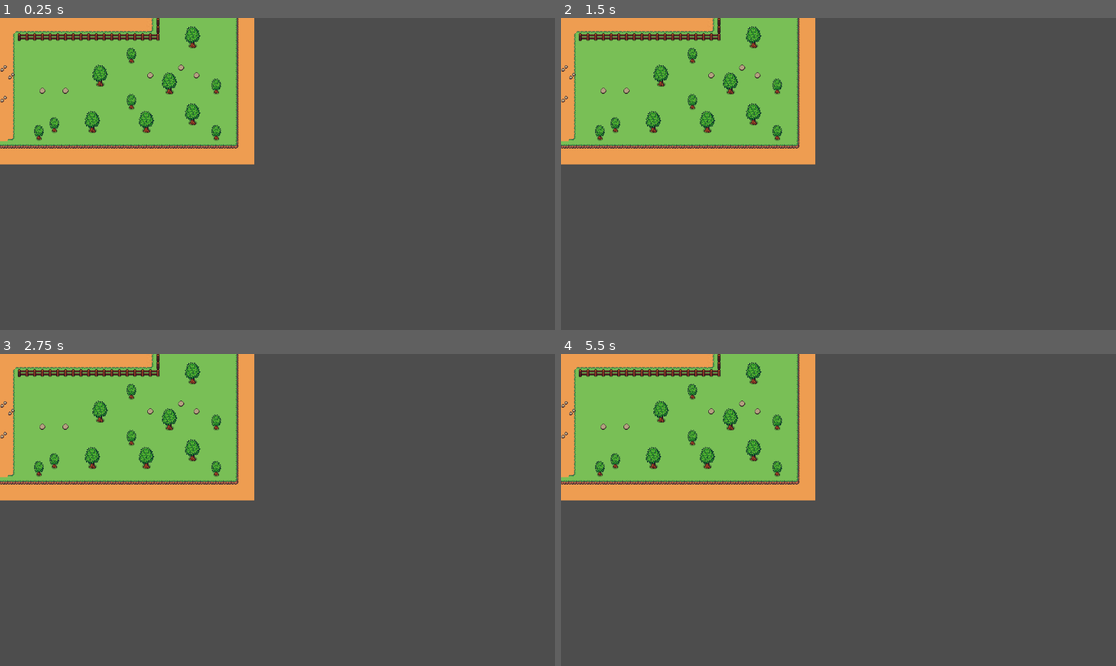
Above: before the commit, frames 1-4 (two rows, left to right).
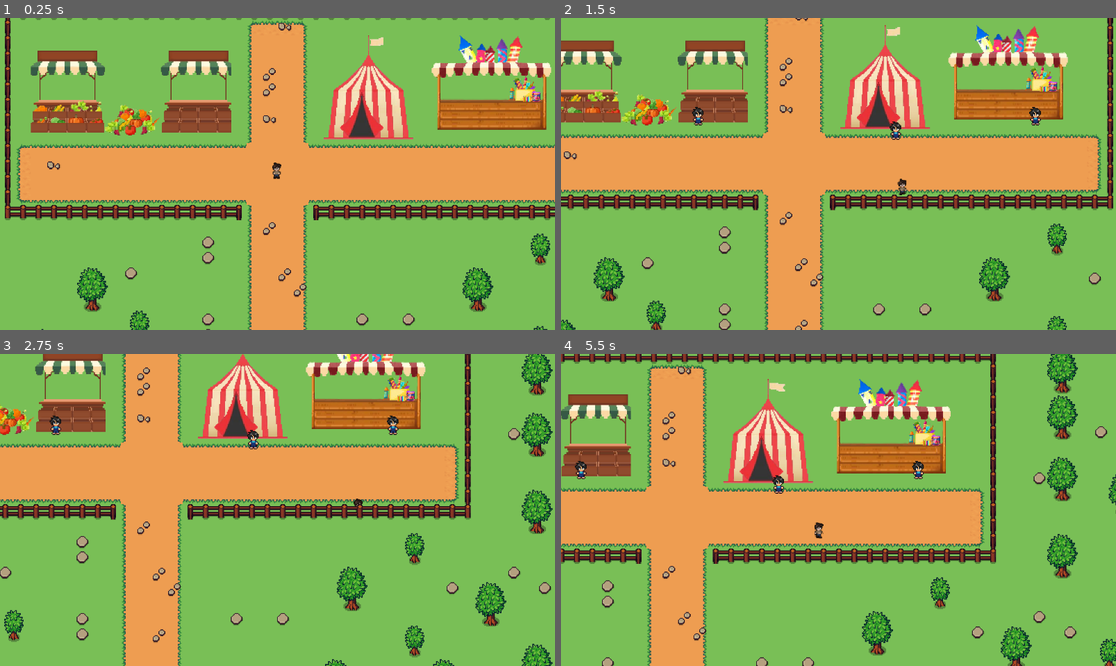
Above: after the commit, the same moments.

Repository: lenk6663/LastDep
Game: Godot game, scene res://Scenes/Main/Game.tscn
Same seed, same stepped clock (60 frames per second), same inputs: the game is played once before the commit and once after it. This scene is started directly instead of the project's main scene.
Inputs (mouse positions are in pixels of both pictures, inside the frame that each line leads up to):
- Up to frame 1 (0.25 s): no input
- Up to frame 2 (1.5 s): tap Enter (ui_accept) at 0.5, 0.77 s; move the mouse to (960, 158) at 0.52 s; hold D (ui_right) 0.53-1.28 s; tap M at 0.6 s; click (960, 158) at 0.67 s; move the mouse to (727, 189) at 1.27 s; hold Down (ui_down) from 1.28 s (still down); tap L at 1.35 s
- Up to frame 3 (2.75 s): tap Enter (ui_accept) at 1.52 s; move the mouse to (333, 441) at 2.02 s; release Down (ui_down) at 2.03 s; hold D (ui_right) from 2.03 s (still down); tap G at 2.1 s
- Up to frame 4 (5.5 s): move the mouse to (810, 572) at 2.77 s; release D (ui_right) at 2.78 s; hold Up (ui_up) 2.78-3.53 s; tap 0 at 2.85 s; click (810, 572) at 2.92 s; tap Enter (ui_accept) at 3.02, 3.77, 4.52, 5 s; move the mouse to (1005, 556) at 3.52 s; hold A (ui_left) 3.53-5.03 s; tap 1 at 3.6 s; tap Escape (ui_cancel) at 4.15 s; move the mouse to (672, 463) at 4.27 s; tap 2 at 4.35 s; move the mouse to (866, 510) at 5.02 s; hold Down (ui_down) from 5.03 s (still down); tap 3 at 5.1 s; click (866, 510) at 5.17 s

The runs differ from the first frame. In frame 1, 89% of the frame differs, in the area x 0-100%, y 0-100%; in frame 2, 90%; in frame 3, 92%; in frame 4, 92%.
Error before the commit: Parse Error: Unexpected "VCS conflict marker" in class body. (res://Scenes/Main/Game.gd:85)

Commit message:
Что-то починилось

Diff:
--- a/lastdep/Scenes/Main/Game.gd
+++ b/lastdep/Scenes/Main/Game.gd
@@ -51,9 +51,6 @@
 
 	add_minigame_triggers()
 
-func _exit_tree():
-	print("=== ИГРА ЗАВЕРШЕНА ===")
-
 # ============== УПРАВЛЕНИЕ ИГРОКАМИ ==============
 func create_player(peer_id: int, position: Vector2):
 	print("Создание игрока:", peer_id, " в позиции:", position)
@@ -82,16 +79,8 @@
 func add_minigame_triggers():
 	# Создаем NPC для Memory игры
 	create_npc("memory", Vector2(-100, -50))
-=======
-func _exit_tree():
-	print("=== ИГРА ЗАВЕРШЕНА ===")
-	# При выходе из игры возвращаемся к музыке меню
-	if background_music:
-		background_music.back_to_menu()
-		print("Возврат к музыке меню")
 	# Создаем NPC для Shooting игры
 	create_npc("shooting", Vector2(105, -35))
-
 	# Создаем NPC для Battleship игры
 	create_npc("battleship", Vector2(250, -50))
 
@@ -166,6 +155,11 @@
 	print("Мой ID: ", multiplayer.get_unique_id())
 	print("=")
 
+	# Меняем музыку на трек 3 для Shooting
+	if background_music:
+		background_music.play_game_3()
+		print("Включена музыка для Shooting (трек 3)")
+
 	# Скрываем основную игру
 	visible = false
 	if players_container:
@@ -209,6 +203,11 @@
 	print("Мой ID: ", multiplayer.get_unique_id())
 	print("=")
 
+	# Меняем музыку на трек 1 для Battleship
+	if background_music:
+		background_music.play_game_1()
+		print("Включена музыка для Battleship (трек 1)")
+
 	# Скрываем основную игру
 	visible = false
 	if players_container:
@@ -245,41 +244,56 @@
 	minigame_active = true
 	print("Мини-игра Battleship добавлена (peer: ", multiplayer.get_unique_id(), ")")
 
-# ============== ФУНКЦИИ ВОЗВРАТА ИЗ МИНИ-ИГР ==============
+# ============== ФУНКЦИИ ЗАВЕРШЕНИЯ МИНИ-ИГР ==============
 func _on_memory_game_over():
 	print("=")
 	print("GAME.GD: _on_memory_game_over ВЫЗВАНА")
 	print("Время: ", Time.get_time_string_from_system())
 	print("=")
 
+	# Возвращаем музыку к треку 0 (основная игровая)
+	if background_music:
+		background_music.play_game_0()
+		print("Возвращена основная игровая музыка (трек 0)")
+
 	if current_minigame and is_instance_valid(current_minigame):
-		print("Удаляю мини-игру Memory...")
+		print("Удаляю мини-игру...")
 		current_minigame.queue_free()
 		current_minigame = null
 
 	restore_main_game()
 
+func _on_battleship_game_over():
+	print("=")
+	print("GAME.GD: _on_battleship_game_over ВЫЗВАНА")
+	print("Время: ", Time.get_time_string_from_system())
+	print("=")
+
+	# Возвращаем музыку к треку 0 (основная игровая)
+	if background_music:
+		background_music.play_game_0()
+		print("Возвращена основная игровая музыка (трек 0)")
+
+	if current_minigame and is_instance_valid(current_minigame):
+		print("Удаляю мини-игру 'Поиск фейверков'...")
+		current_minigame.queue_free()
+		current_minigame = null
+
+	restore_main_game()
+
 func _on_shooting_game_over():
 	print("=")
 	print("GAME.GD: _on_shooting_game_over ВЫЗВАНА")
 	print("Время: ", Time.get_time_string_from_system())
 	print("=")
 
+	# Возвращаем музыку к треку 0 (основная игровая)
+	if background_music:
+		background_music.play_game_0()
+		print("Возвращена основная игровая музыка (трек 0)")
+
 	if current_minigame and is_instance_valid(current_minigame):
-		print("Удаляю мини-игру Shooting...")
-		current_minigame.queue_free()
-		current_minigame = null
-
-	restore_main_game()
-
-func _on_battleship_game_over():
-	print("=")
-	print("GAME.GD: _on_battleship_game_over ВЫЗВАНА")
-	print("Время: ", Time.get_time_string_from_system())
-	print("=")
-
-	if current_minigame and is_instance_valid(current_minigame):
-		print("Удаляю мини-игру Battleship...")
+		print("Удаляю мини-игру...")
 		current_minigame.queue_free()
 		current_minigame = null
 
@@ -298,13 +312,18 @@
 	set_physics_process(true)
 
 	# Возобновляем игроков
-	for player in players_container.get_children():
-		player.set_process(true)
-		player.set_physics_process(true)
-		player.visible = true
+	if players_container:
+		for player in players_container.get_children():
+			player.set_process(true)
+			player.set_physics_process(true)
+			player.visible = true
 
 	minigame_active = false
 	print("Основная игра восстановлена")
+
+func return_to_game():
+	print("Аварийный возврат в игру")
+	restore_main_game()
 
 # ============== RPC СИНХРОНИЗАЦИЯ ==============
 @rpc("authority", "call_local", "reliable")
@@ -330,17 +349,6 @@
 	print("КЛИЕНТ: получаю команду завершить мини-игру")
 	restore_main_game()
 
-# ============== ОБРАБОТКА ВВОДА ==============
-func _input(event):
-	if event.is_action_pressed("ui_cancel") and minigame_active:
-		print("Аварийный выход из мини-игры")
-
-		if multiplayer.is_server():
-			end_minigame_on_client.rpc()
-
-		restore_main_game()
-
-# ============== ДОПОЛНИТЕЛЬНЫЕ ФУНКЦИИ ==============
 @rpc("authority", "call_remote", "reliable")
 func sync_memory_game_state(is_active: bool, current_player: int, game_data: Array):
 	if not multiplayer.is_server():
@@ -364,43 +372,11 @@
 		if current_minigame and current_minigame.has_method("update_game_state"):
 			current_minigame.update_game_state(is_active, current_player, game_data)
 
-func _on_memory_game_over():
-	print("=")
-	print("GAME.GD: _on_memory_game_over ВЫЗВАНА")
-	print("Время: ", Time.get_time_string_from_system())
-	print("=")
-
-	# Возвращаем музыку к треку 0 (основная игровая)
-	if background_music:
-		background_music.play_game_0()
-		print("Возвращена основная игровая музыка (трек 0)")
-
-	if current_minigame and is_instance_valid(current_minigame):
-		print("Удаляю мини-игру...")
-		current_minigame.queue_free()
-		current_minigame = null
-
-	visible = true
-	players_container.visible = true
-	set_process(true)
-
-	for player in players_container.get_children():
-		player.set_process(true)
-		player.set_physics_process(true)
-		player.visible = true
-
-	print("ВОЗВРАТ В ОСНОВНУЮ ИГРУ ЗАВЕРШЕН")
-
-func return_to_game():
-	print("Аварийный возврат в игру")
-	_on_memory_game_over()
-
-
 @rpc("authority", "call_remote", "reliable")
 func end_minigame():
 	minigame_active = false
 
-		# Принудительный возврат музыки
+	# Принудительный возврат музыки
 	if background_music:
 		background_music.play_game_0()
 
@@ -408,158 +384,13 @@
 		current_minigame.queue_free()
 		current_minigame = null
 
-	players_container.visible = true
-
-	for player in players_container.get_children():
-		player.set_process(true)
-		player.set_physics_process(true)
-
-func _input(event):
-	if event.is_action_pressed("ui_cancel") and minigame_active:
-		end_minigame.rpc_id(1)
-
-func start_battleship_minigame():
-	print("=")
-	print("GAME.GD: ЗАПУСК МИНИ-ИГРЫ 'ПОИСК ФЕЙВЕРКОВ'")
-	print("=")
-
-	# Меняем музыку на трек 1 для Battleship
-	if background_music:
-		background_music.play_game_1()
-		print("Включена музыка для Battleship (трек 1)")
-
-	visible = false
-	players_container.visible = false
-
-	set_process(false)
-	for player in players_container.get_children():
-		player.set_process(false)
-		player.set_physics_process(false)
-
-	var battleship_scene = preload("res://Scenes/Minigames/Battleship/Battleship.tscn")
-	if not battleship_scene:
-		print("ОШИБКА: Не могу загрузить сцену Battleship!")
-		return
-
-	var game = battleship_scene.instantiate()
-	game.name = "BattleshipGame"
-
-	print("Подключаю сигнал game_over...")
-
-	if game.has_signal("game_over"):
-		game.game_over.connect(func():
-			print("!!! СИГНАЛ game_over ПОЛУЧЕН В GAME.GD !!!")
-			_on_battleship_game_over()
-		)
-		print("Сигнал подключен")
-	else:
-		print("ОШИБКА: Сигнал game_over не найден в мини-игре!")
-		get_tree().create_timer(300.0).timeout.connect(
-			func():
-				print("АВТО-ВОЗВРАТ по таймауту")
-				_on_battleship_game_over()
-		)
-
-	add_child(game)
-	current_minigame = game
-	print("Мини-игра 'Поиск фейверков' добавлена")
-
-func _on_battleship_game_over():
-	print("=")
-	print("GAME.GD: _on_battleship_game_over ВЫЗВАНА")
-	print("=")
-
-	# Возвращаем музыку к треку 0 (основная игровая)
-	if background_music:
-		background_music.play_game_0()
-		print("Возвращена основная игровая музыка (трек 0)")
-
-	if current_minigame and is_instance_valid(current_minigame):
-		print("Удаляю мини-игру 'Поиск фейверков'...")
-		current_minigame.queue_free()
-		current_minigame = null
-
-	visible = true
-	players_container.visible = true
-	set_process(true)
-
-	for player in players_container.get_children():
-		player.set_process(true)
-		player.set_physics_process(true)
-		player.visible = true
-
-	print("ВОЗВРАТ В ОСНОВНУЮ ИГРУ ЗАВЕРШЕН")
-
-func start_shooting_minigame():
-	print("=")
-	print("GAME.GD: ЗАПУСК СТРЕЛЬБЫ")
-	print("Текущая сцена:", get_tree().current_scene.name)
-	print("Мой ID:", multiplayer.get_unique_id())
-	print("=")
-
-	# Меняем музыку на трек 3 для Shooting
-	if background_music:
-		background_music.play_game_3()
-		print("Включена музыка для Shooting (трек 3)")
-
-	visible = false
-	if players_container:
-		players_container.visible = false
-	set_process(false)
-
-	for player in players_container.get_children():
-		player.set_process(false)
-		player.set_physics_process(false)
-
-	var shooting_scene_path = "res://Scenes/Minigames/Shooting/Shooting.tscn"
-	print("Пробую загрузить:", shooting_scene_path)
-
-	if ResourceLoader.exists(shooting_scene_path):
-		var shooting_scene = load(shooting_scene_path)
-		var game_instance = shooting_scene.instantiate()
-		game_instance.name = "ShootingGame"
-
-		if game_instance.has_signal("game_over"):
-			game_instance.game_over.connect(_on_shooting_game_over)
-			print("Сигнал game_over подключен")
-		else:
-			print("ВНИМАНИЕ: Сигнал game_over не найден!")
-			# Создаем таймер для авто-возврата
-			var timer = get_tree().create_timer(60.0)
-			timer.timeout.connect(_on_shooting_game_over)
-
-		add_child(game_instance)
-		current_minigame = game_instance
-		print("Мини-игра добавлена успешно!")
-	else:
-		print("ОШИБКА: Не могу найти файл сцены!")
-		_on_shooting_game_over()
-
-func _on_shooting_game_over():
-	print("=")
-	print("GAME.GD: ВОЗВРАТ ИЗ СТРЕЛЬБЫ")
-	print("=")
-
-	# Возвращаем музыку к треку 0 (основная игровая)
-	if background_music:
-		background_music.play_game_0()
-		print("Возвращена основная игровая музыка (трек 0)")
-
-	if current_minigame and is_instance_valid(current_minigame):
-		current_minigame.queue_free()
-		current_minigame = null
-
-	visible = true
 	if players_container:
 		players_container.visible = true
-	set_process(true)
-
-	for player in players_container.get_children():
-		player.set_process(true)
-		player.set_physics_process(true)
-		player.visible = true
-
-	print("Возврат в основную игру завершен")
+
+	if players_container:
+		for player in players_container.get_children():
+			player.set_process(true)
+			player.set_physics_process(true)
 
 @rpc("authority", "call_remote", "reliable")
 func sync_minigame_start(minigame_type: String, players: Array):
@@ -573,6 +404,7 @@
 		"shooting":
 			start_shooting_minigame()
 
+# ============== ДОПОЛНИТЕЛЬНЫЕ ФУНКЦИИ ==============
 func queue_minigame_start(minigame_type: String, players: Array):
 	if multiplayer.is_server():
 		print("СЕРВЕР: Ставлю в очередь мини-игру ", minigame_type)
@@ -586,3 +418,21 @@
 				start_battleship_minigame()
 			"shooting":
 				start_shooting_minigame()
+
+# ============== ОБРАБОТКА ВВОДА ==============
+func _input(event):
+	if event.is_action_pressed("ui_cancel") and minigame_active:
+		print("Аварийный выход из мини-игры")
+
+		if multiplayer.is_server():
+			end_minigame_on_client.rpc()
+
+		restore_main_game()
+
+# ============== ЗАВЕРШЕНИЕ ИГРЫ ==============
+func _exit_tree():
+	print("=== ИГРА ЗАВЕРШЕНА ===")
+	# При выходе из игры возвращаемся к музыке меню
+	if background_music:
+		background_music.back_to_menu()
+		print("Возврат к музыке меню")
Not shown: 1 places in lastdep/Scenes/Main/Game.tscn that only renumber resources
